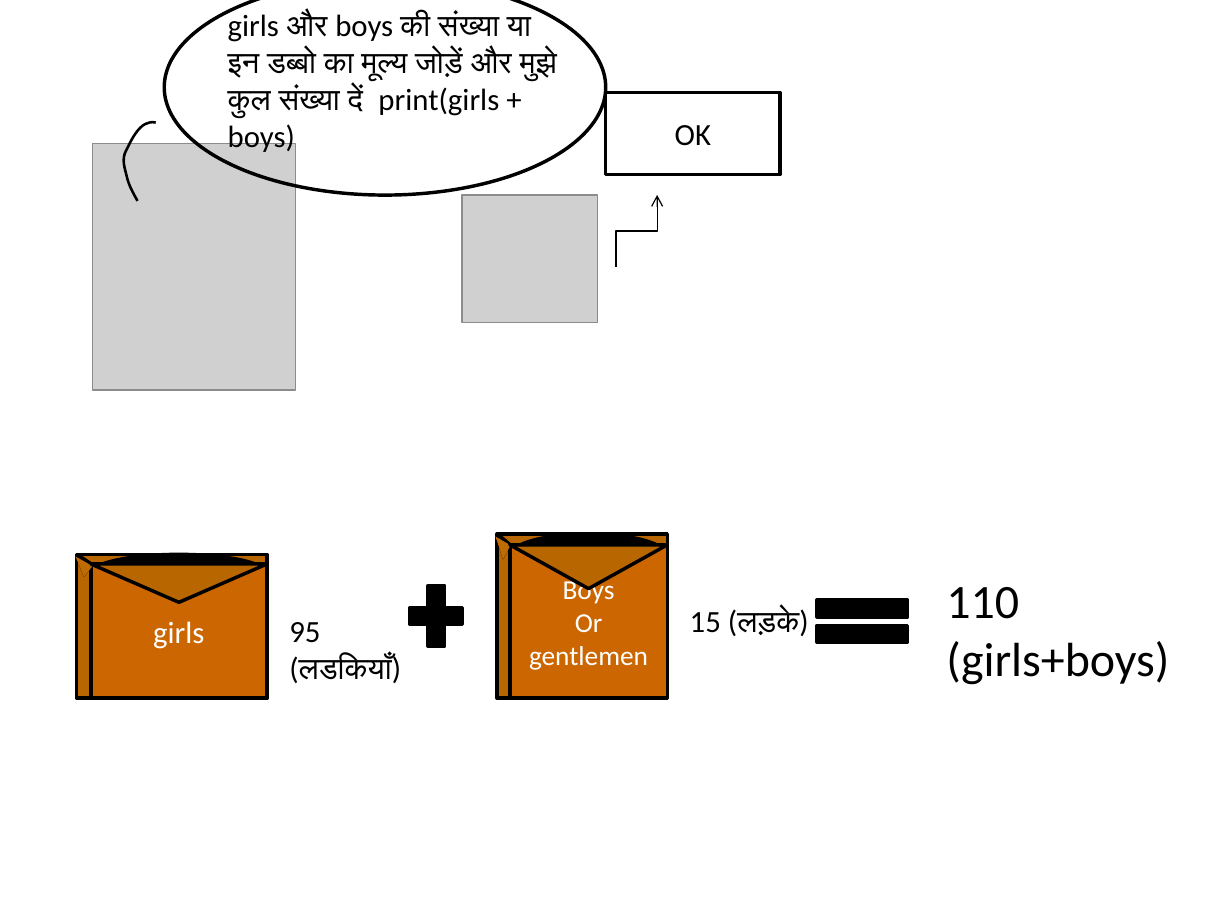
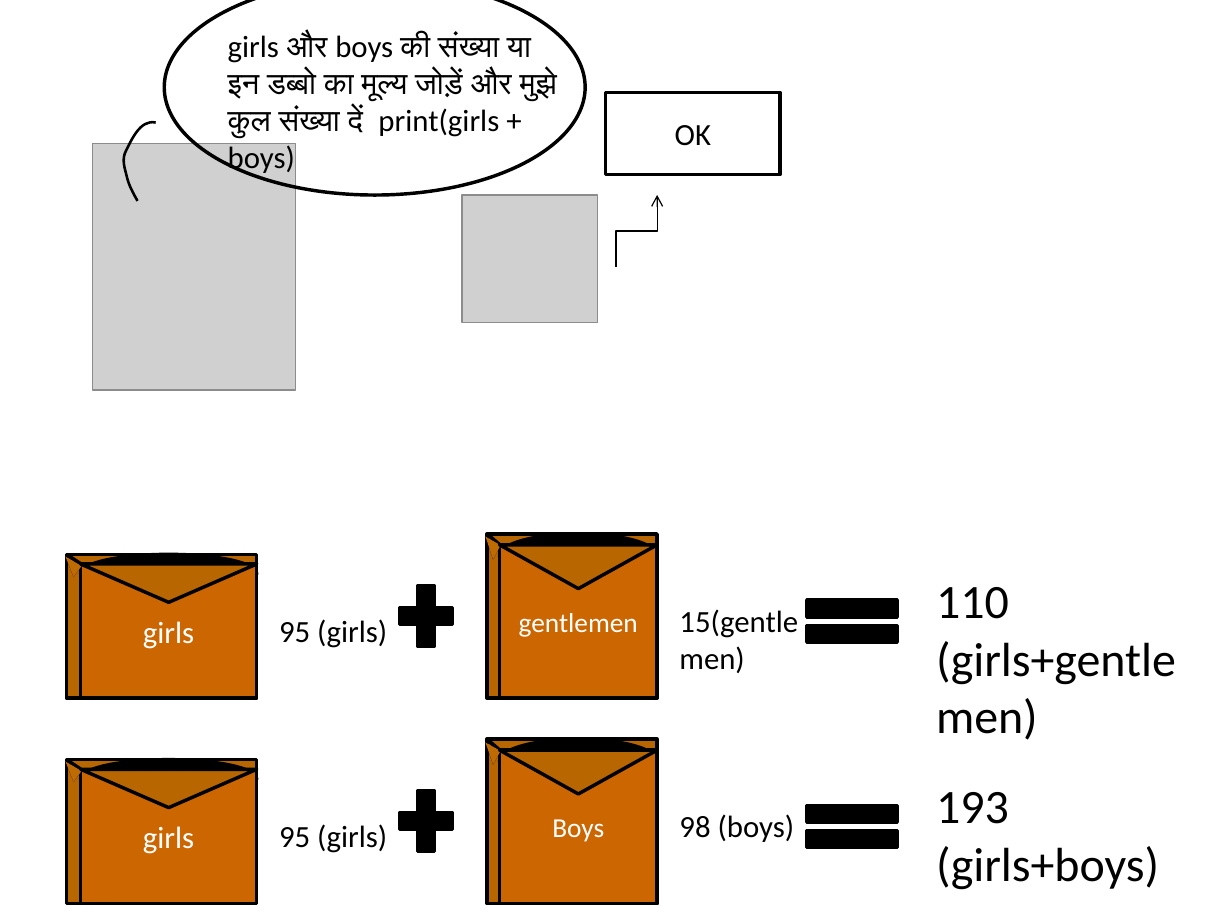
Before and after one commit to Anishkbansal/Talk-With-Computer, a slide deck: slide 7 of powerpoint resources/variable explained - hindi.pptx (slide 5 before the commit). Drawn at 1232x924 pixels with LibreOffice and Linux fonts; fonts in the diff are those of the drawing; grey boxes stand for pictures. Boxes give left, top, right and bottom in pixels: in the first picture for what was removed or moved away, otherwise in the second. Text is boxed around its words. In the diff, an @@ line names an element or a change of style, - is before the commit and + after.

```diff
--- a/powerpoint resources/variable explained - hindi.pptx
+++ b/powerpoint resources/variable explained - hindi.pptx
@@ ellipse: place and size @@
-ellipse at [164,0,605,195]
+ellipse at [164,0,585,195]
@@ text "girls और boys की संख्या ...": place and size @@
-text "girls और boys की संख्या ..." at [228,10,557,152]
+text "girls और boys की संख्या ..." at [228,33,557,176]
@@ group added at [62,533,1176,699]: 4 rectangles, 4 triangles, 2 ellipses, 2 lines, 2 texts, 1 plus sign, 1 math equal @@
+girls
+gentlemen
+95 (girls)
+110
+(girls+gentlemen)
@@ text in rectangle at [529,614,648,670]: paragraphs removed @@
-Or
-gentlemen
@@ text at [679,609,798,638]: text changed @@
-15 (लड़के)
+15(gentlemen)
@@ 4 rectangles, 4 triangles, 2 ellipses, 2 lines, 1 plus sign, 1 math equal, 1 text: place and size @@
-4 rectangles, 4 triangles, 2 ellipses, 2 lines, 1 plus sign, 1 math equal, 1 text at [71,533,1169,699]
+4 rectangles, 4 triangles, 2 ellipses, 2 lines, 1 plus sign, 1 math equal, 1 text at [62,739,1159,904]
@@ text at [936,792,1009,824]: text changed @@
-110
+193
@@ text at [279,824,387,853]: text changed @@
-95 (लडकियाँ)
+95 (girls)
@@ text added at [679,814,795,842], 18 pt, text #000000 @@
+98 (boys)
```
Also in this commit, not shown: 3 slides added, 1 slide removed, 26 other files.
